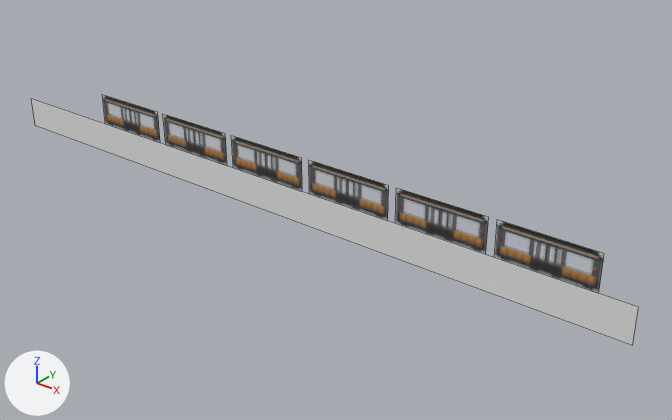
The Blender file Assets/Models/Train.blend as it was, and as the next commit left it.
Both versions are drawn from a camera (50 mm lens) standing at (33.5, -35.3, 20.6) and looking at (3.6, 2.1, -2.6). The axes (+X, +Y, +Z) are drawn at lower left. The lights are the same throughout. Mesh edges are drawn as thin lines.

Script lines for the objects in view, before the commit:
```python
me_plane = bpy.data.meshes.new('Plane')
me_plane.from_pydata([(-1.0, -1.0, 0.0), (1.0, -1.0, 0.0), (-1.0, 1.0, 0.0), (1.0, 1.0, 0.0)], [], [(0, 1, 3, 2)])
me_plane_002 = bpy.data.meshes.new('Plane.002')
me_plane_002.from_pydata(...)  # 4 vertices, 1 face; spans x -2.42..2.9, y -0.9..1.12, z 0.0
me_plane_002.materials.append(mat_trainsheet)  # picture img_train_sheet_png
ob_plane = bpy.data.objects.new('Plane', me_plane)
ob_plane.location = (0.0, 0.0, -1.9)
ob_plane.rotation_euler = (1.571, 0.0, 0.0)  # degrees (90, 0, 0)
ob_plane.scale = (22.1, 1.0, 1.0)
ob_plane_002 = bpy.data.objects.new('Plane.002', me_plane_002)
ob_plane_002.location = (-11.6, 0.0, 0.0)
ob_plane_002.rotation_euler = (1.571, 0.0, 0.0)  # degrees (90, 0, 0)
_m = ob_plane_002.modifiers.new('Array', 'ARRAY')
_m.count = 6
_m.use_constant_offset = True
_m.constant_offset_displace = (5.793, 0.0, 0.0)
_m.use_relative_offset = False
_m.relative_offset_displace = (-5.793, 0.0, 0.0)
```
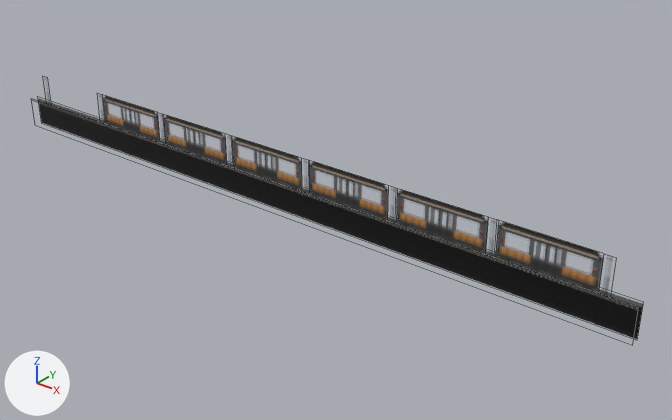
The change in detail:
me_plane has 4 vertices, 1 face and spans x -1.0..1.0, y -1.0..1.0, z 0.0.
me_plane now uses material mat_trainsheet (picture img_train_sheet_png).
Mesh me_plane_003 is new.
It has 4 vertices, 1 face and spans x -1.0..1.0, y -1.0..1.0, z 0.0.
It uses material mat_trainsheet (picture img_train_sheet_png).
Mesh me_plane_001 is new.
It has 4 vertices, 1 face and spans x -1.0..1.0, y -1.0..1.0, z 0.0.
It uses material mat_trainsheet (picture img_train_sheet_png).
Object 'Plane.003' (ob_plane_003) is new; it shows me_plane_003.
Its location is (-20.03, 0.0, 0.1).
Its rotation in degrees is (90, 0, 0).
Its scale is (0.289, 1.01, 0.289).
It gains a ARRAY modifier named 'Array'.
Modifier setting: count = 8.
Modifier setting: use_constant_offset = True.
Modifier setting: constant_offset_displace = (20.07, 0.0, 0.0).
Modifier setting: use_relative_offset = False.
Object 'Plane.001' (ob_plane_001) is new; it shows me_plane_001.
Its location is (0.0, 0.53, -1.9).
Its rotation in degrees is (90, 0, 0).
Its scale is (22.1, 1.0, 1.0).

Changed parts and their boxes [x1, y1, x2, y2] in the pictures (672 x 420 px):
'Plane', recoloured: [31, 98, 639, 345] in both
'Plane.001', added (black): after [38, 98, 643, 339]
'Plane.003', added: after [46, 79, 613, 296]
